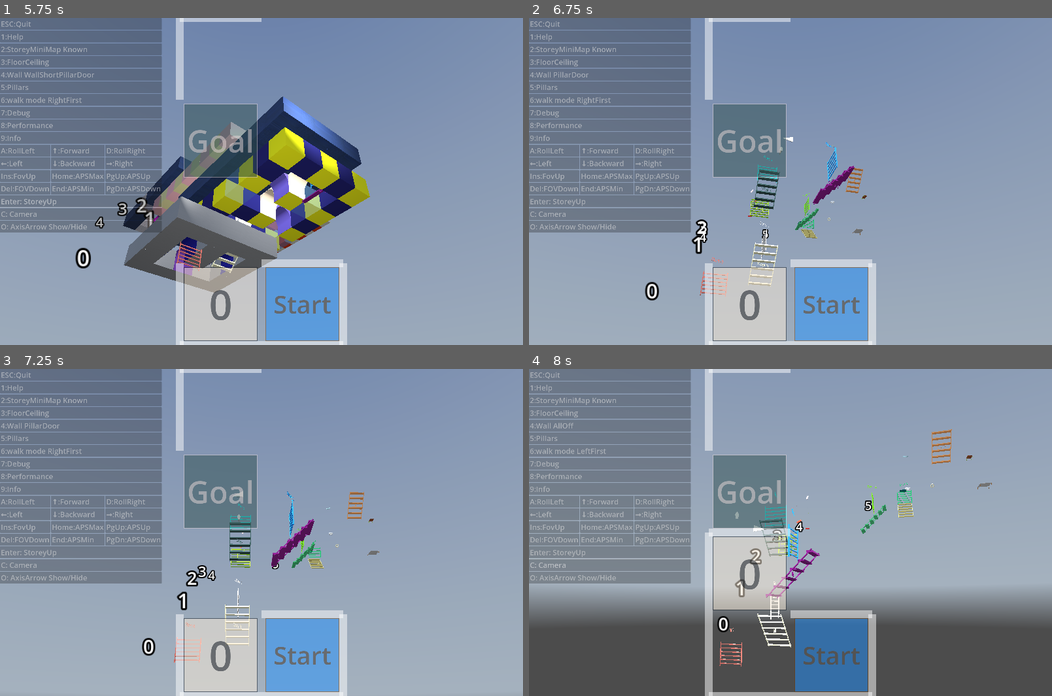
Above: before the commit, frames 1-4 (two rows, left to right).
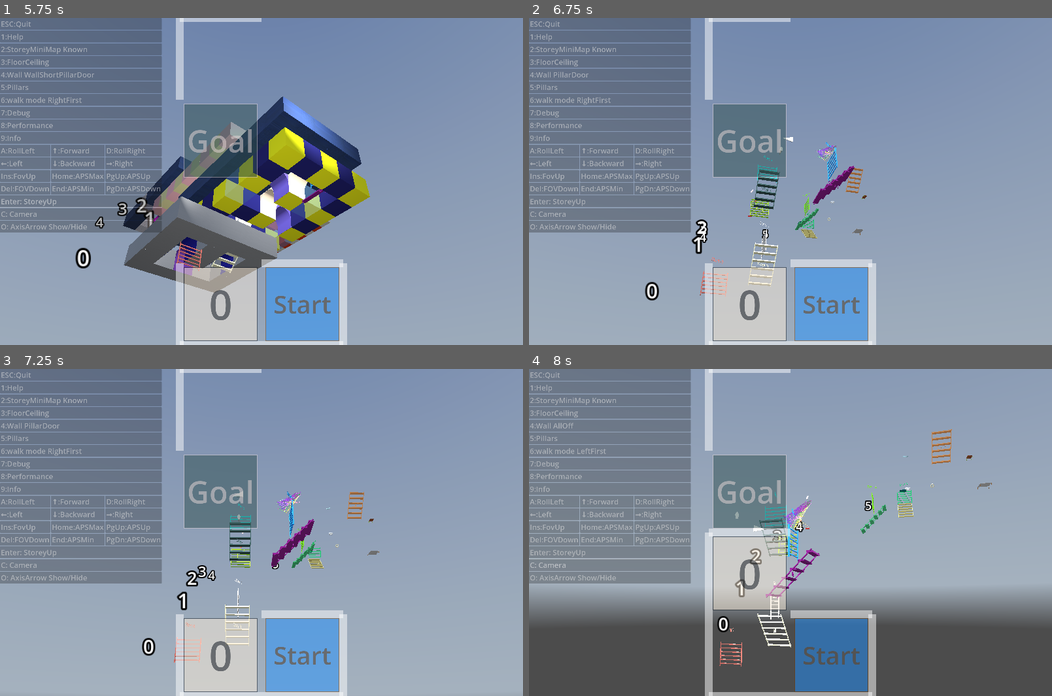
Above: after the commit, the same moments.

Repository: kasworld/gd4maze3d
Game: Godot game, scene res://main.tscn
Same seed, same stepped clock (60 frames per second), same inputs: the game is played once before the commit and once after it. A sky picture missing from this copy of the repository is replaced by a grey-blue gradient.
Inputs (mouse positions are in pixels of both pictures, inside the frame that each line leads up to):
- Up to frame 1 (5.75 s): click "Enter: StoreyUp" at 0.5 s; click "Enter: StoreyUp" at 1.25 s; tap Enter at 2 s; move the mouse to (376, 165) at 2.02 s; hold Right 2.03-2.78 s; tap Q at 2.1 s; click (376, 165) at 2.17 s; move the mouse to (156, 197) at 2.77 s; hold Down 2.78-3.53 s; tap E at 2.85 s; move the mouse to (313, 109) at 3.52 s; hold Right 3.53-4.28 s; tap 1 at 3.6 s; move the mouse to (235, 246) at 4.27 s; hold Up 4.28-5.03 s; tap 2 at 4.35 s; click (235, 246) at 4.42 s; move the mouse to (418, 230) at 5.02 s; hold Left from 5.03 s (still down); tap 3 at 5.1 s
- Up to frame 2 (6.75 s): move the mouse to (633, 132) at 5.77 s; tap 4 at 5.85 s; move the mouse to (816, 181) at 6.52 s; release Left at 6.53 s; hold Down from 6.53 s (still down); tap 5 at 6.6 s; click (816, 181) at 6.67 s
- Up to frame 3 (7.25 s): keep holding Down
- Up to frame 4 (8 s): move the mouse to (712, 450) at 7.27 s; release Down at 7.28 s; hold Right from 7.28 s (still down); tap 6 at 7.35 s

Frame 1 is identical in both runs. In frame 2, less than 0.1% of the frame differs, in the area x 54-59%, y 39-44%; in frame 3, less than 0.1%; in frame 4, 0.2%, in the area x 48-54%, y 40-50%.
Error in both runs: Invalid call. Nonexistent function 'enqueue_with_speed' in base 'RefCounted (ActionQueue)'. (res://main.gd:183)

Commit message:
apply line2d.points use change

Diff:
--- a/move_line_2d/move_line_2d.gd
+++ b/move_line_2d/move_line_2d.gd
@@ -58,15 +58,17 @@
 func move_line(delta: float, ln :Line2D) -> void:
 	var bounced := false
 	var rt := Rect2(Vector2.ZERO, draw_area_size)
+	var points := ln.points
 	for i in velocity_list.size():
-		ln.points[i] += velocity_list[i] *delta
-		var bn := bounce2d(rt,ln.points[i],ln.width/2)
-		ln.points[i] = bn.pos
+		points[i] += velocity_list[i] *delta
+		var bn := bounce2d(rt,points[i],ln.width/2)
+		points[i] = bn.pos
 		# change vel on bounce
 		for j in 2:
 			if bn.bounced[j] != 0 :
 				velocity_list[i][j] = -random_positive(draw_area_size[j]/2)*bn.bounced[j]
 				bounced = true
+	ln.set_points(points)
 	if bounced :
 		color_list = make_color_list(point_count)
 
